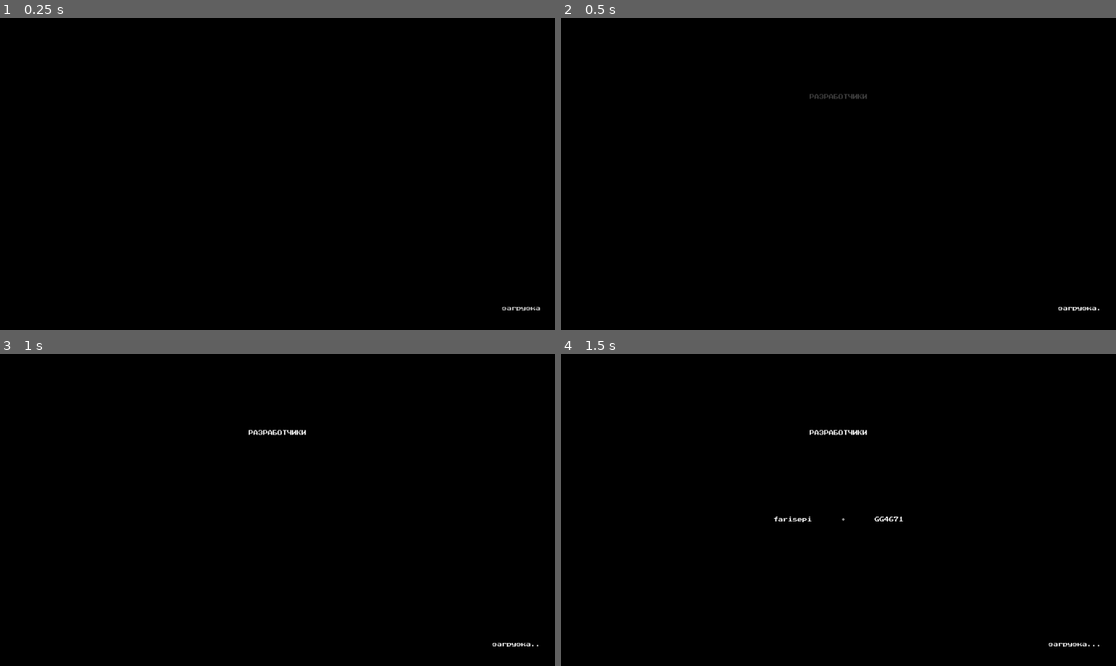
Above: before the commit, frames 1-4 (two rows, left to right).
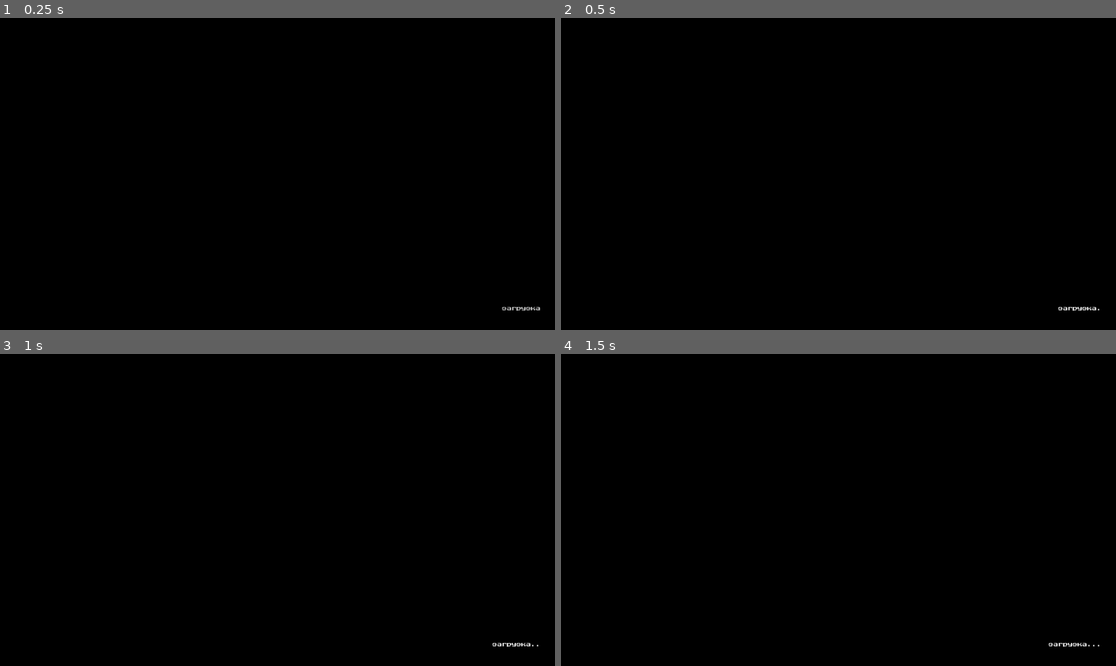
Above: after the commit, the same moments.

Repository: farisepi/fishhuyc
Game: Godot game, scene res://Fish Slaves/Base/Scenes/Overlay/Transition/BootLoader.tscn
Two runs of this game, one before a commit and one after it. Both use one fixed random seed, a clock stepped at 60 frames per second and the inputs below. Sound files missing from this copy of the repository are replaced by a short silence.
Inputs (mouse positions are in pixels of both pictures, inside the frame that each line leads up to):
- Up to frame 1 (0.25 s): no input
- Up to frame 2 (0.5 s): no input
- Up to frame 3 (1 s): tap Enter (ui_accept) at 0.5 s; move the mouse to (399, 494) at 0.52 s; hold Right (ui_right) from 0.53 s (still down); hold Right mouse button (Parry) from 0.53 s (still down); click (399, 494) at 0.67 s; tap Space (jump) at 0.77 s
- Up to frame 4 (1.5 s): release Right (ui_right) at 1.25 s; release Right mouse button (Parry) at 1.25 s; drag from (727, 525) to (810, 572) at 1.27 s

Frame 1 is identical in both runs. In frame 2, less than 0.1% of the frame differs, in the area x 44-56%, y 24-26%; in frame 3, 0.1%; in frame 4, 0.3%, in the area x 38-62%, y 24-54%.

Commit message:
ябббадчдяаж

Diff:
--- a/Fish Slaves/Base/Scenes/Overlay/Transition/BootLoader.tscn
+++ b/Fish Slaves/Base/Scenes/Overlay/Transition/BootLoader.tscn
@@ -2,12 +2,12 @@
 
 [ext_resource type="Script" uid="uid://dushplijgp31x" path="res://Fish Slaves/Base/Scripts/Managers/BootLoader.gd" id="1_boot"]
 
-[node name="BootLoader" type="Node"]
+[node name="BootLoader" type="Node" unique_id=109644918]
 script = ExtResource("1_boot")
 
-[node name="Canvas" type="CanvasLayer" parent="."]
+[node name="Canvas" type="CanvasLayer" parent="." unique_id=1601017985]
 
-[node name="BG" type="ColorRect" parent="Canvas"]
+[node name="BG" type="ColorRect" parent="Canvas" unique_id=1532292139]
 anchors_preset = 15
 anchor_right = 1.0
 anchor_bottom = 1.0
@@ -16,7 +16,7 @@
 mouse_filter = 2
 color = Color(0, 0, 0, 1)
 
-[node name="LoadingLabel" type="Label" parent="Canvas"]
+[node name="LoadingLabel" type="Label" parent="Canvas" unique_id=661973140]
 anchors_preset = 3
 anchor_left = 1.0
 anchor_top = 1.0
@@ -28,67 +28,8 @@
 offset_bottom = -20.0
 grow_horizontal = 0
 grow_vertical = 0
+theme_override_colors/font_color = Color(1, 1, 1, 1)
 theme_override_font_sizes/font_size = 28
-theme_override_colors/font_color = Color(1, 1, 1, 1)
 text = "загрузка"
 horizontal_alignment = 2
 vertical_alignment = 1
-
-[node name="Center" type="Control" parent="Canvas"]
-anchors_preset = 15
-anchor_right = 1.0
-anchor_bottom = 1.0
-grow_horizontal = 2
-grow_vertical = 2
-mouse_filter = 2
-
-[node name="Title" type="Label" parent="Canvas/Center"]
-anchors_preset = 8
-anchor_left = 0.5
-anchor_top = 0.5
-anchor_right = 0.5
-anchor_bottom = 0.5
-offset_left = -600.0
-offset_top = -260.0
-offset_right = 600.0
-offset_bottom = -60.0
-grow_horizontal = 2
-grow_vertical = 2
-theme_override_font_sizes/font_size = 160
-theme_override_colors/font_color = Color(1, 1, 1, 1)
-text = "РАЗРАБОТЧИКИ"
-horizontal_alignment = 1
-vertical_alignment = 1
-
-[node name="NamesRow" type="HBoxContainer" parent="Canvas"]
-anchors_preset = 8
-anchor_left = 0.5
-anchor_top = 0.5
-anchor_right = 0.5
-anchor_bottom = 0.5
-offset_left = -600.0
-offset_top = -40.0
-offset_right = 600.0
-offset_bottom = 80.0
-grow_horizontal = 2
-grow_vertical = 2
-alignment = 1
-theme_override_constants/separation = 60
-
-[node name="Name1" type="Label" parent="Canvas/NamesRow"]
-layout_mode = 2
-theme_override_font_sizes/font_size = 96
-theme_override_colors/font_color = Color(1, 1, 1, 1)
-text = "farisepi"
-
-[node name="Separator" type="Label" parent="Canvas/NamesRow"]
-layout_mode = 2
-theme_override_font_sizes/font_size = 96
-theme_override_colors/font_color = Color(0.6, 0.6, 0.6, 1)
-text = "•"
-
-[node name="Name2" type="Label" parent="Canvas/NamesRow"]
-layout_mode = 2
-theme_override_font_sizes/font_size = 96
-theme_override_colors/font_color = Color(1, 1, 1, 1)
-text = "GG4671"
--- a/Fish Slaves/Base/Scripts/Managers/BootLoader.gd
+++ b/Fish Slaves/Base/Scripts/Managers/BootLoader.gd
@@ -19,10 +19,6 @@
 	_dot_timer = 0.0
 	loading_label.text = "загрузка"
 
-	title.modulate.a = 0.0
-	name1.modulate.a = 0.0
-	separator.modulate.a = 0.0
-	name2.modulate.a = 0.0
 	loading_label.modulate.a = 0.0
 
 	var tween = create_tween()
--- a/project.godot
+++ b/project.godot
@@ -10,7 +10,7 @@
 
 [application]
 
-config/name="FishSlaves"
+config/name="FishSlaves - DEMO v. 0.092026"
 run/main_scene="uid://b46erwc5h67a5"
 config/features=PackedStringArray("4.7", "Forward Plus")
 
